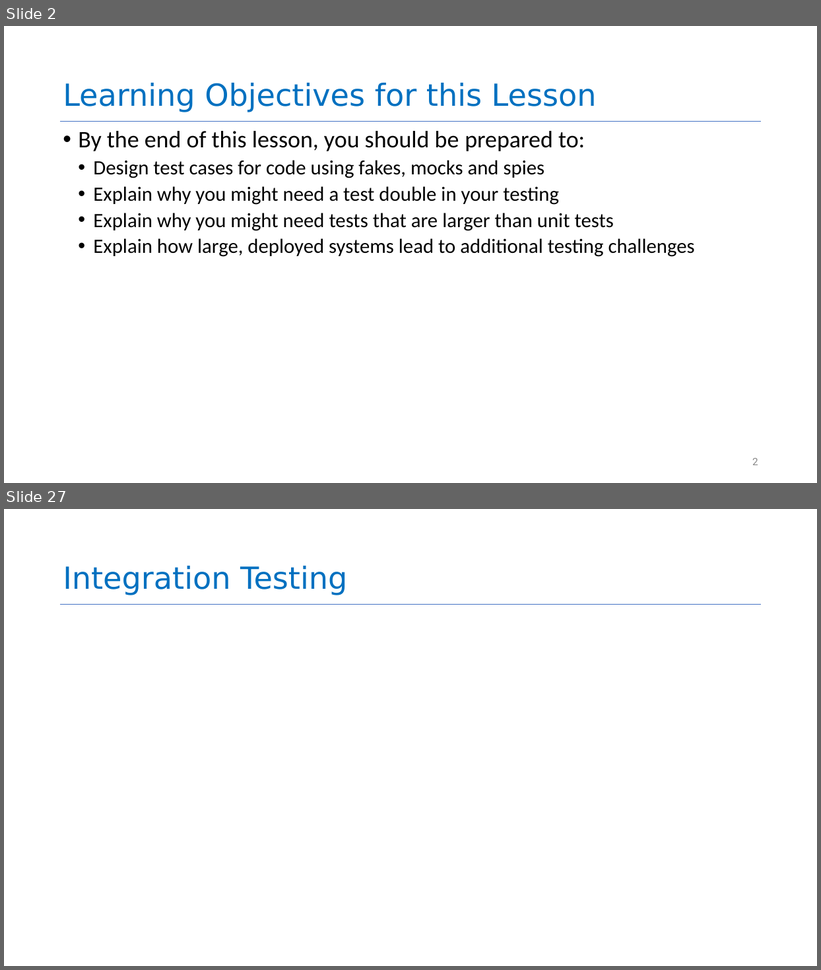
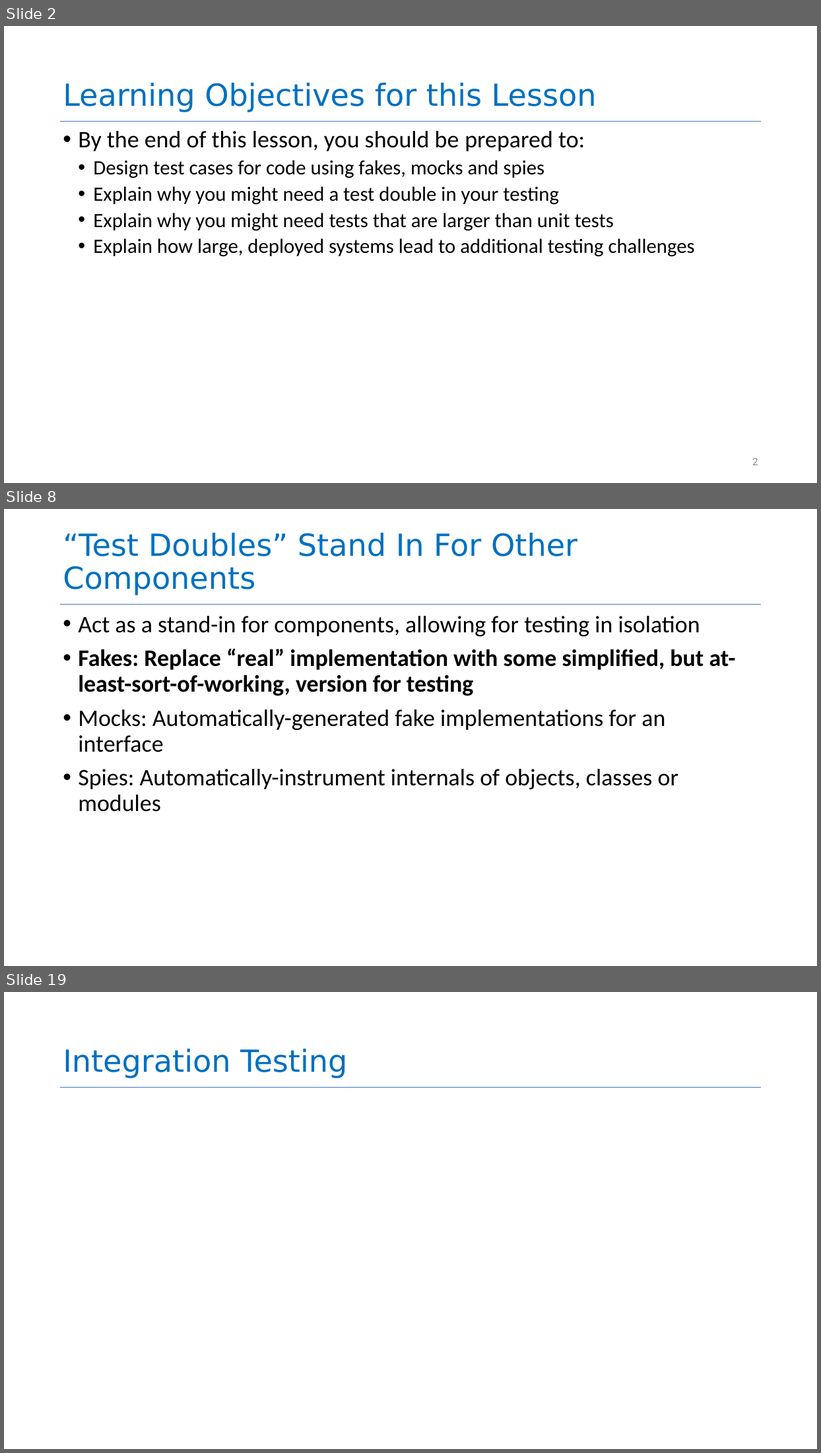
Before and after one commit to neu-se/CS4530-Spring-2026, a slide deck: Slides/Module 10 Testing Larger Things.pptx. Shown one above the other, each under a label of ours: slides 2 and 27 before the commit, slides 2, 8 and 19 after it; the slides between them are not shown. The pictures are 821x970 and 821x1453 pixels, drawn with LibreOffice and Linux fonts; fonts in the diff are those of the drawing. Boxes give left, top, right and bottom in pixels: in the first picture for what was removed or moved away, otherwise in the second. Text is boxed around its words. In the diff, an @@ line names an element or a change of style, - is before the commit and + after.

```diff
--- a/Slides/Module 10 Testing Larger Things.pptx
+++ b/Slides/Module 10 Testing Larger Things.pptx
@@ slide 8 added at (4,509,817,966), background #FFFFFF; not listed: 1 template element that a slide beside it also shows @@
@@ title added at (63,533,578,595), 72 pt, text #0070C0 @@
+“Test Doubles” Stand In For Other Components
@@ text added at (78,616,736,812), 56 pt, text #000000 @@
+• Act as a stand-in for components, allowing for testing in isolation
+• Fakes: Replace “real” implementation with some simplified, but at-least-sort-of-working, version for testing
+• Mocks: Automatically-generated fake implementations for an interface
+• Spies: Automatically-instrument internals of objects, classes or modules
@@ what was slide 27 is now slide 19 @@
```
Also in this commit, not shown: 24 slides changed, 18 other slides added, 2 other files.
